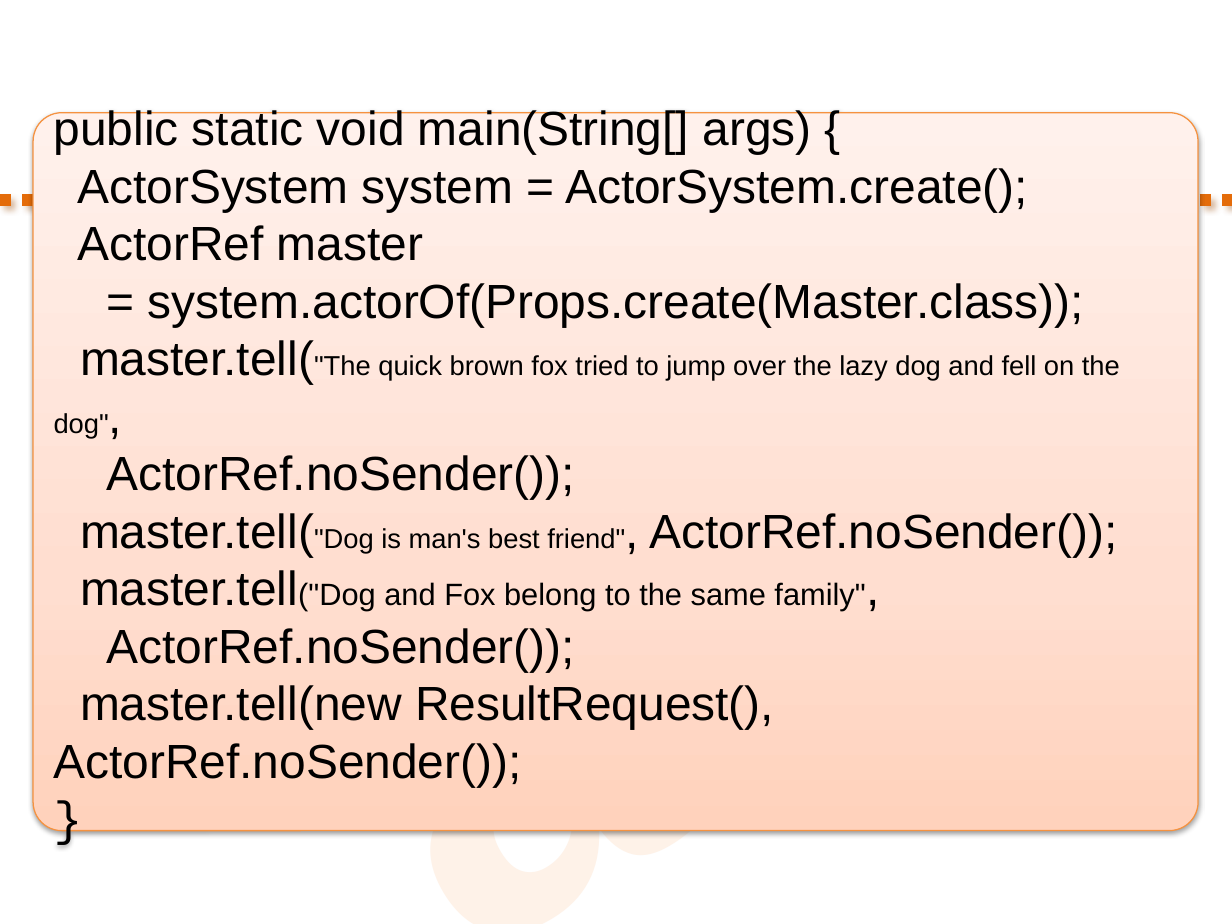
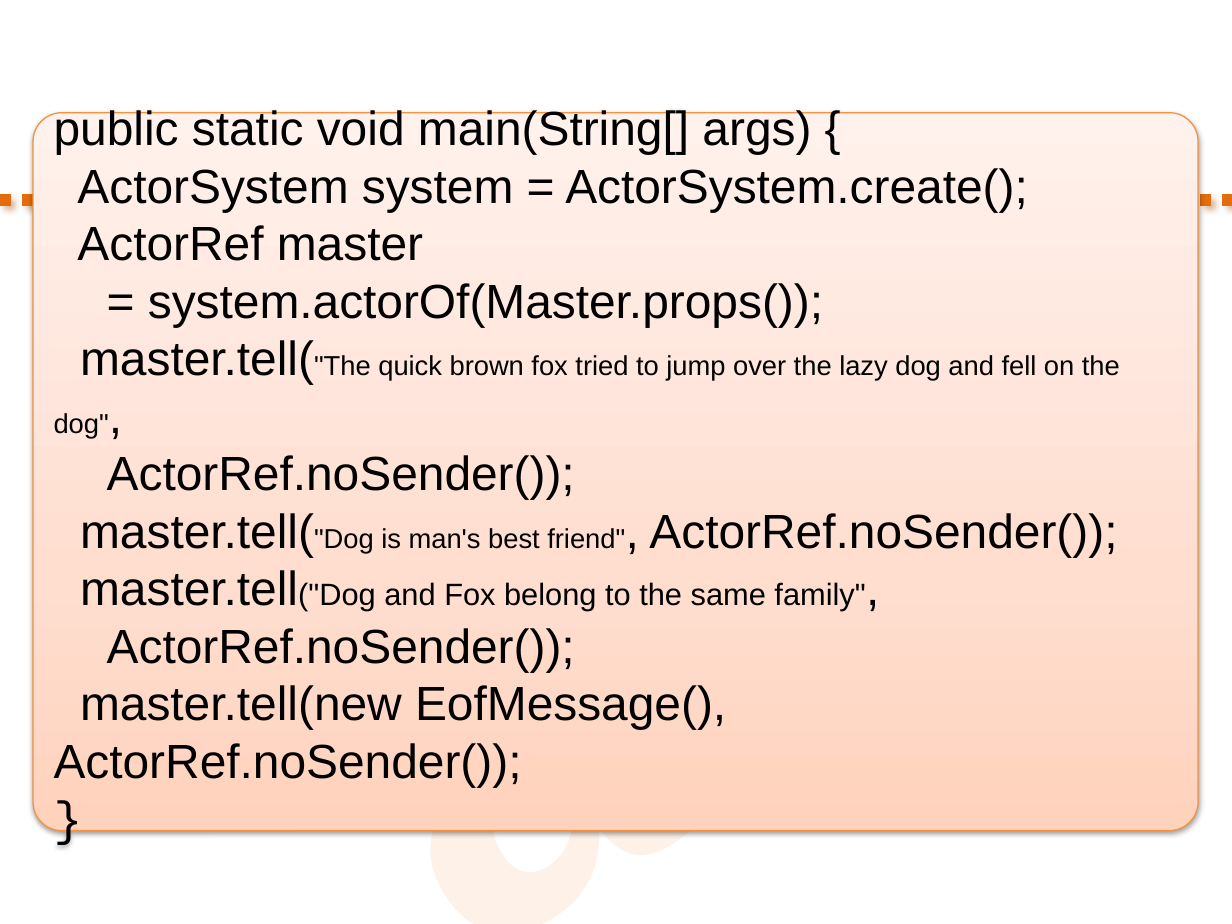
Before and after one commit to novotnyr/kopr-portal, a slide deck: slide 49 of slides/kopr-actors-akka.pptx (slide 42 before the commit). Drawn at 1232x924 pixels with LibreOffice and Linux fonts; fonts in the diff are those of the drawing. Boxes give left, top, right and bottom in pixels: in the first picture for what was removed or moved away, otherwise in the second. Text is boxed around its words. In the diff, an @@ line names an element or a change of style, - is before the commit and + after.

```diff
--- a/slides/kopr-actors-akka.pptx
+++ b/slides/kopr-actors-akka.pptx
@@ text in rounded rectangle at <box>148,283,823,327</box>: text changed @@
-= system.actorOf(Props.create(Master.class));
+= system.actorOf(Master.props());
@@ text in rounded rectangle at <box>54,685,726,787</box>: text changed @@
-master.tell(new ResultRequest(), ActorRef.noSender());
+master.tell(new EofMessage(), ActorRef.noSender());
```
Also in this commit, not shown: 10 other slides changed, 8 slides added, 10 slides removed, 1 other file.
